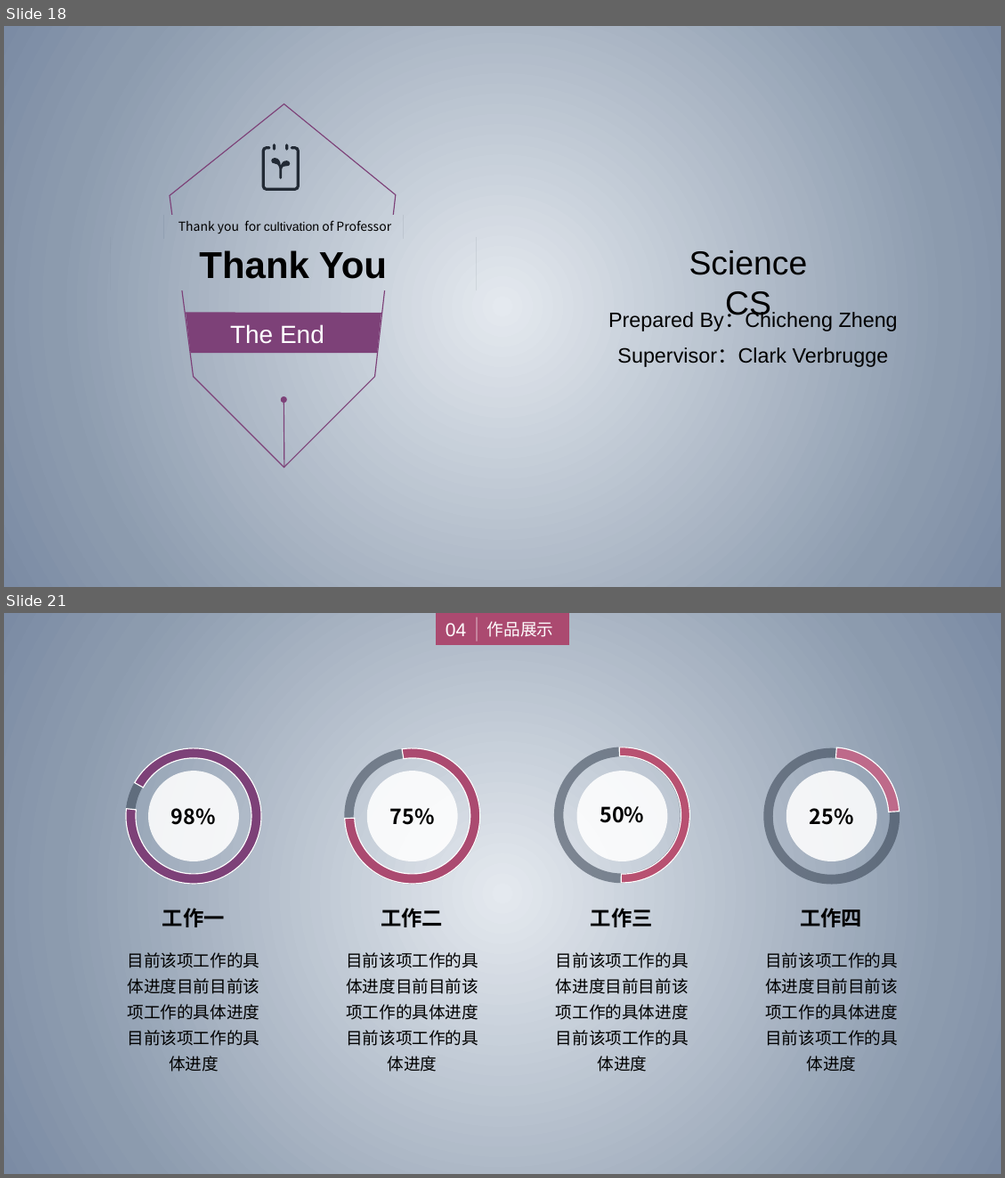
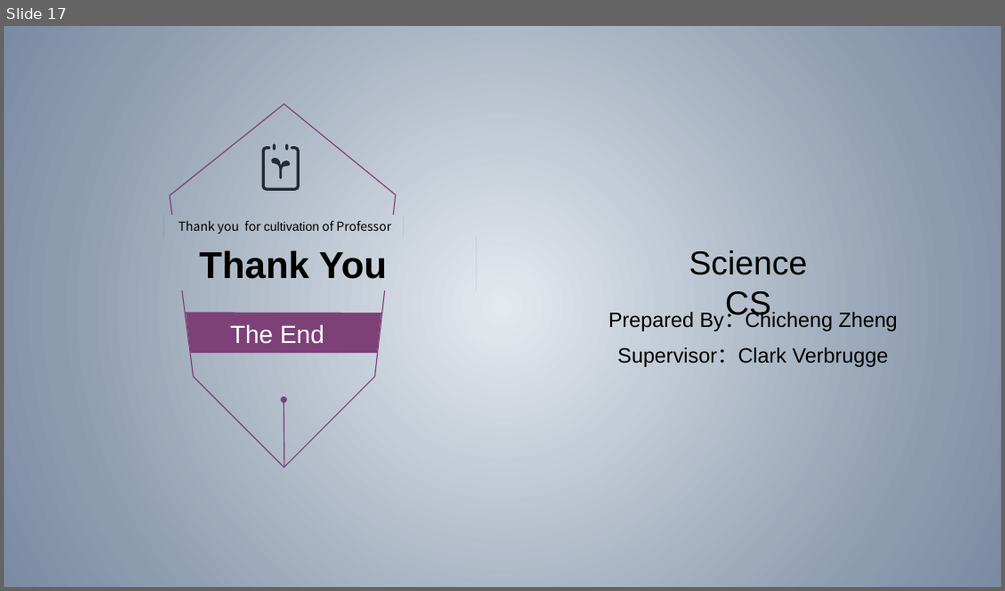
Before and after one commit to zhuangzhuang131419/McGill, a slide deck: COMP396/Presentation.pptx. Shown one above the other, each under a label of ours: slides 18 and 21 before the commit, slide 17 after it; the slides between them are not shown. The pictures are 1005x1178 and 1005x591 pixels, drawn with LibreOffice and Linux fonts; fonts in the diff are those of the drawing. Boxes give left, top, right and bottom in pixels: in the first picture for what was removed or moved away, otherwise in the second. Text is boxed around its words. In the diff, an @@ line names an element or a change of style, - is before the commit and + after.

```diff
--- a/COMP396/Presentation.pptx
+++ b/COMP396/Presentation.pptx
@@ slide 21 removed at (4,613,1001,1174), background gradient #E4E9EF to #8C9BAE to #7B8BA4 @@
@@ group removed at (437,613,568,644): 2 texts, 1 rectangle, 1 line @@
-作品展示
-04
@@ arch (boxed as its full ring) removed at (325,729,501,904) @@
@@ group removed at (736,720,927,1071): 3 texts, 1 ellipse, 1 freeform shape, 1 arch (boxed as its full ring) @@
-25%
-工作四
-目前该项工作的具体进度目前目前该项工作的具体进度目前该项工作的具体进度
@@ group removed at (344,748,480,1071): 3 texts, 1 ellipse, 1 freeform shape @@
-75%
-工作二
-目前该项工作的具体进度目前目前该项工作的具体进度目前该项工作的具体进度
@@ group removed at (101,724,286,1071): 3 texts, 1 ellipse, 1 freeform shape, 1 arch (boxed as its full ring) @@
-工作一
-目前该项工作的具体进度目前目前该项工作的具体进度目前该项工作的具体进度
-98%
@@ group removed at (537,730,707,1071): 3 texts, 1 ellipse, 1 freeform shape, 1 arch (boxed as its full ring) @@
-50%
-工作三
-目前该项工作的具体进度目前目前该项工作的具体进度目前该项工作的具体进度
@@ what was slide 18 is now slide 17 @@
```
Also in this commit, not shown: 6 other slides removed.
